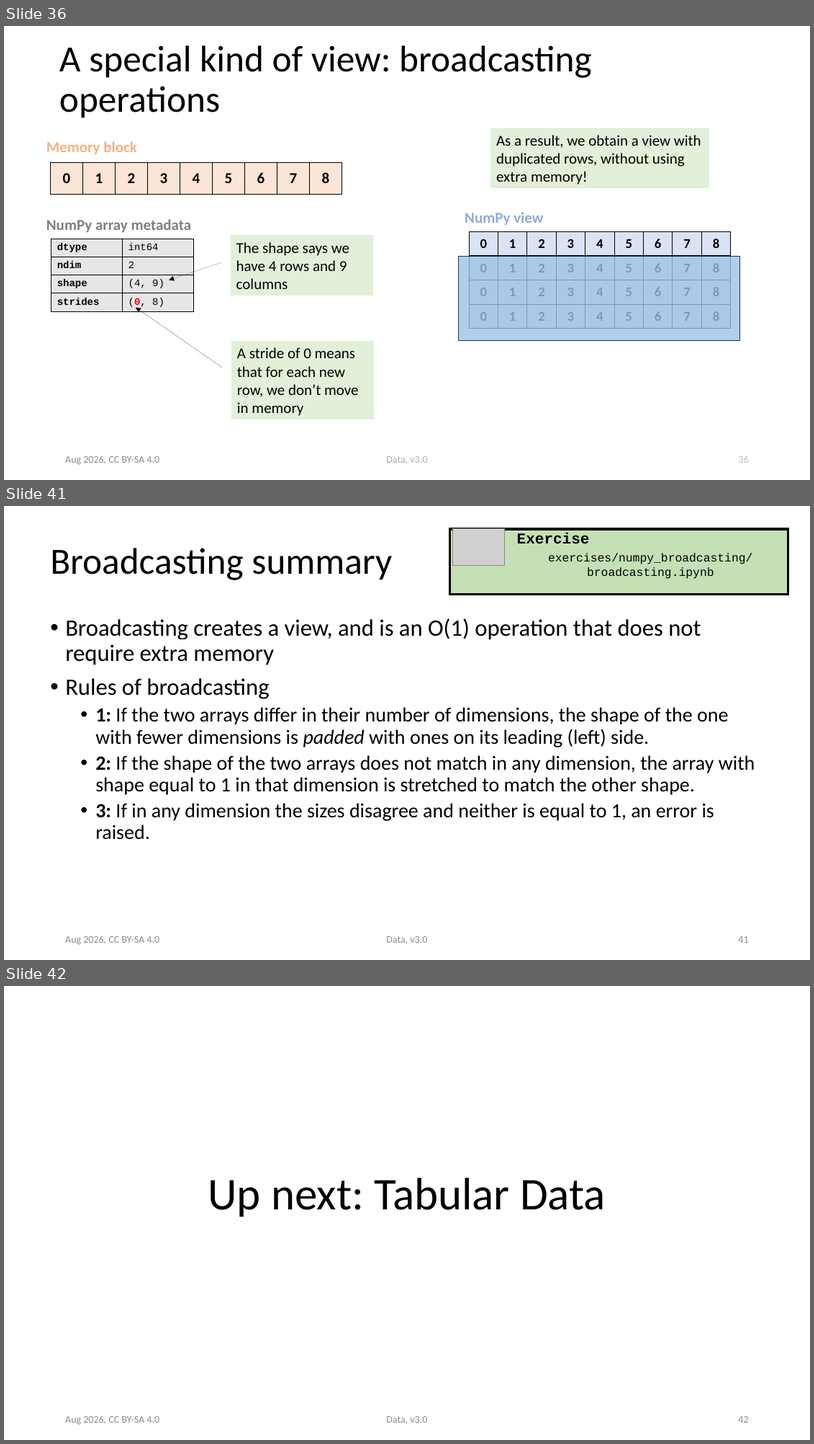
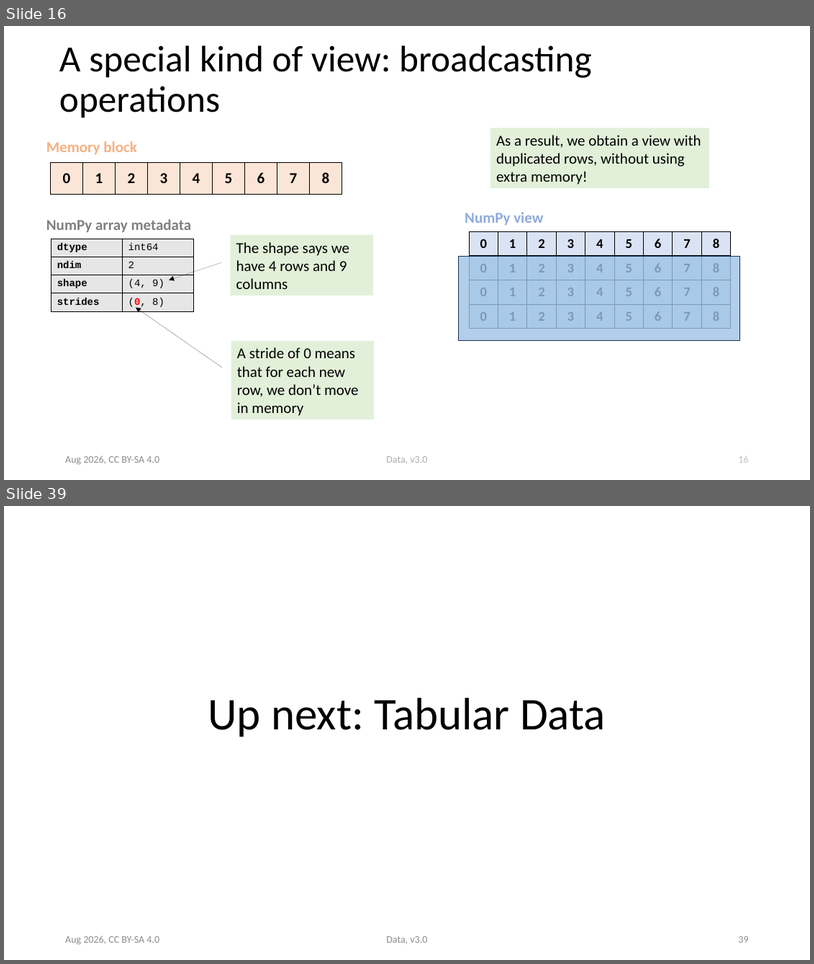
Before and after one commit to ASPP/data_class, a slide deck: numpy.pptx. Shown one above the other, each under a label of ours: slides 36, 41 and 42 before the commit, slides 16 and 39 after it; the slides between them are not shown. The pictures are 814x1444 and 814x964 pixels, drawn with LibreOffice and Linux fonts; fonts in the diff are those of the drawing; grey boxes stand for pictures. Boxes give left, top, right and bottom in pixels: in the first picture for what was removed or moved away, otherwise in the second. Text is boxed around its words. In the diff, an @@ line names an element or a change of style, - is before the commit and + after.

Commit message:
Move and shrink broadcast in numpy part

```diff
--- a/numpy.pptx
+++ b/numpy.pptx
@@ slide 41 removed at (4,506,810,960), background #FFFFFF @@
@@ title removed at (50,548,392,580) @@
-Broadcasting summary
@@ group removed at (450,529,789,595): 2 texts, 1 rectangle, 1 picture @@
-Exercise
-exercises/numpy_broadcasting/
-broadcasting.ipynb
@@ text removed at (65,618,756,839) @@
-• Broadcasting creates a view, and is an O(1) operation that does not require extra memory
-• Rules of broadcasting
-  • 1: If the two arrays differ in their number of dimensions, the shape of the one with fewer dimensions is padded with ones on its leading (left) side.
-  • 2: If the shape of the two arrays does not match in any dimension, the array with shape equal to 1 in that dimension is stretched to match the other shape.
-  • 3: If in any dimension the sizes disagree and neither is equal to 1, an error is raised.
@@ text removed at (65,935,160,944) @@
-Aug 2026, CC BY-SA 4.0
@@ text removed at (386,936,427,943) @@
-Data, v3.0
@@ page number removed at (738,936,748,942) @@
-41
@@ what was slide 36 is now slide 16 @@
@@ page number at (738,456,748,462): text changed @@
-36
+16
@@ what was slide 42 is now slide 39 @@
@@ page number at (738,936,748,942): text changed @@
-42
+39
```
Also in this commit, not shown: 11 slides changed, 2 other slides removed.
